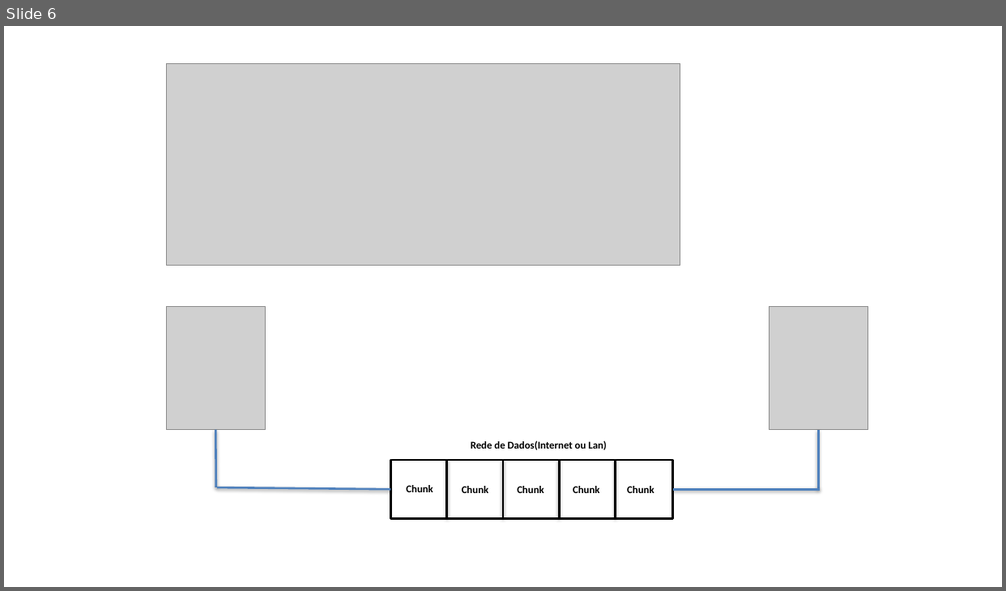
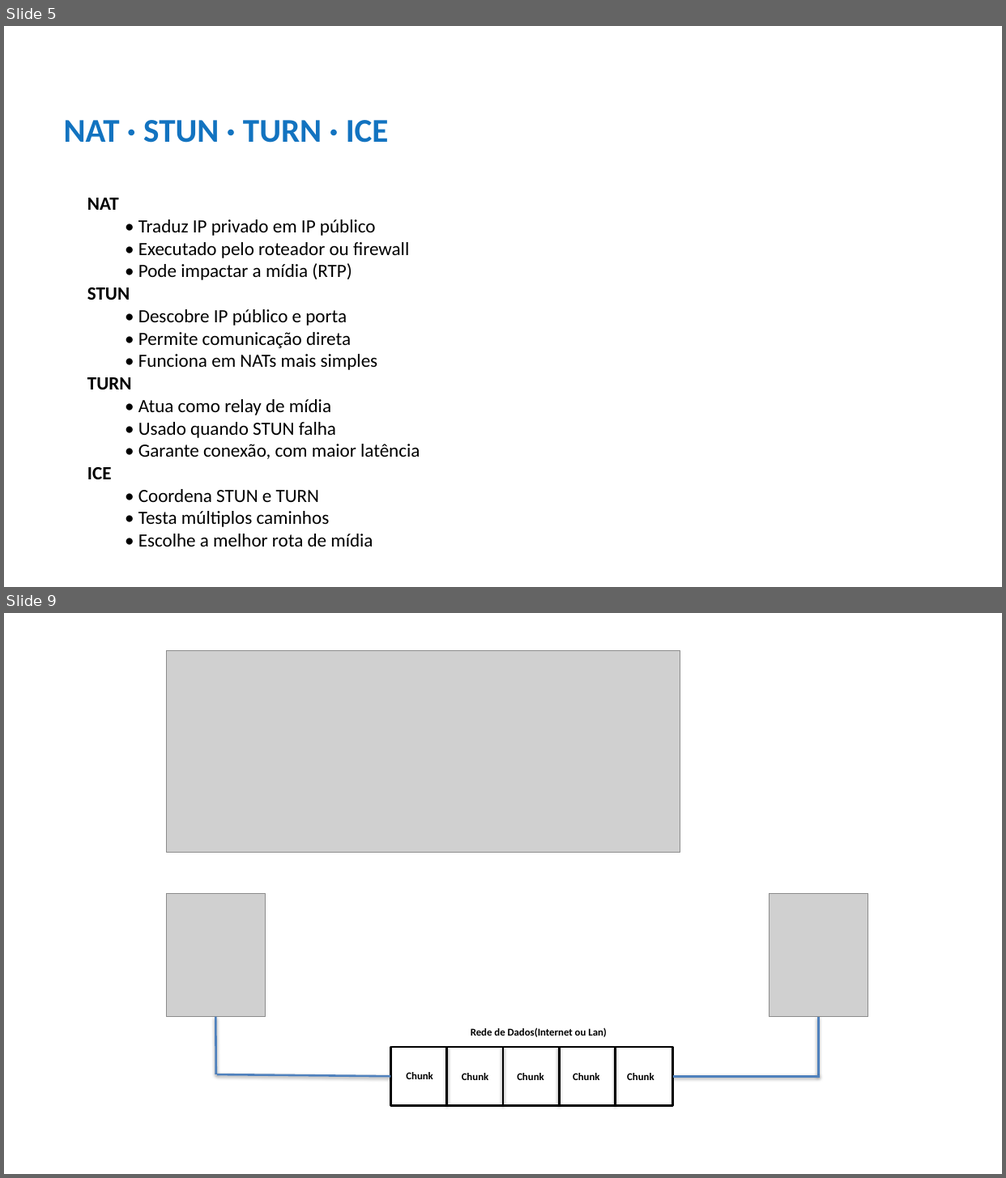
Before and after one commit to maiconrogerrosario/siprec_server, a slide deck: Arquitetura de Telefonia.pptx. Shown one above the other, each under a label of ours: slide 6 before the commit, slides 5 and 9 after it; the slides between them are not shown. The pictures are 1006x591 and 1006x1178 pixels, drawn with LibreOffice and Linux fonts; fonts in the diff are those of the drawing; grey boxes stand for pictures. Boxes give left, top, right and bottom in pixels: in the first picture for what was removed or moved away, otherwise in the second. Text is boxed around its words. In the diff, an @@ line names an element or a change of style, - is before the commit and + after.

```diff
--- a/Arquitetura de Telefonia.pptx
+++ b/Arquitetura de Telefonia.pptx
@@ slide 5 added at <box>4,26,1002,587</box>, background #FFFFFF @@
@@ text added at <box>64,120,389,143</box>, 32 pt, text #1273C0, bold @@
+NAT · STUN · TURN · ICE
@@ text added at <box>87,198,420,547</box>, 18 pt, text #000000 @@
+NAT
+• Traduz IP privado em IP público
+• Executado pelo roteador ou firewall
+• Pode impactar a mídia (RTP)
+STUN
+• Descobre IP público e porta
+• Permite comunicação direta
+• Funciona em NATs mais simples
+TURN
+• Atua como relay de mídia
+• Usado quando STUN falha
+• Garante conexão, com maior latência
+ICE
+• Coordena STUN e TURN
+• Testa múltiplos caminhos
+• Escolhe a melhor rota de mídia
@@ what was slide 6 is now slide 9 @@
```
Also in this commit, not shown: 15 slides changed, 5 other slides added, 3 slides removed.
